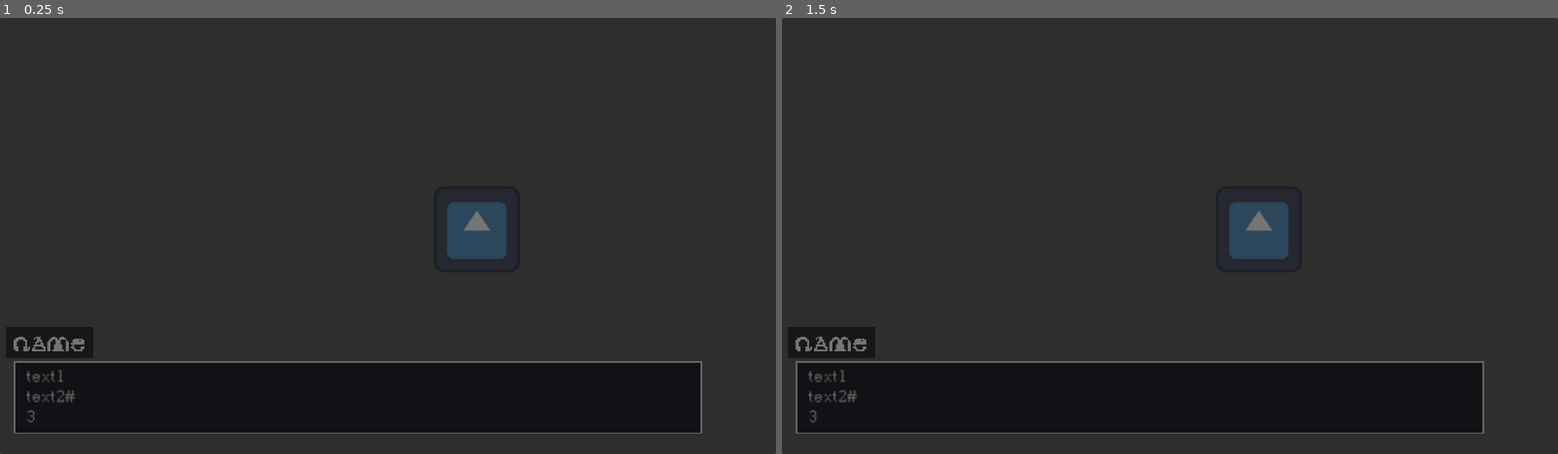
Above: before the commit, frames 1-2 (left to right).
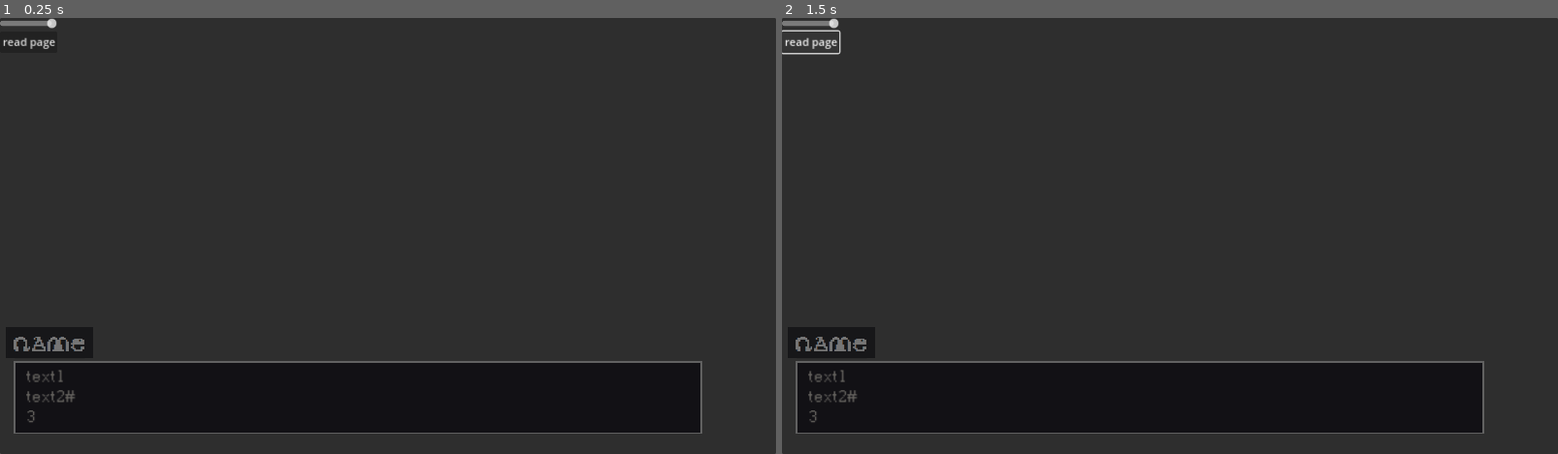
Above: after the commit, the same moments.

Repository: SnekOfSpice/dialog-parser
Game: Godot game, scene res://testing/test.tscn
Same seed, same stepped clock (60 frames per second), same inputs: the game is played once before the commit and once after it. Before the commit the project starts from res://game/main_scene.tscn. The engine's default icon, where the game draws it, is replaced by a stand-in: a white triangle on a blue panel in a dark square.
Inputs (mouse positions are in pixels of both pictures, inside the frame that each line leads up to):
- Up to frame 1 (0.25 s): no input
- Up to frame 2 (1.5 s): click (813, 44) at 0.5 s, where only the run after the commit has a clickable "read page"; click (813, 44) at 1.25 s, where only the run after the commit has a clickable "read page"

The runs differ from the first frame. In frame 1, 1.2% of the frame differs, in the area x 0-66%, y 0-56%; in frame 2, 1.2%.
Error in both runs: Attempt to call function 'get_as_text' in base 'null instance' on a null instance. (res://src/parser.gd:40)

Commit message:
add dialog lines

Diff:
--- a/project.godot
+++ b/project.godot
@@ -11,7 +11,7 @@
 [application]
 
 config/name="Dialog-parser"
-run/main_scene="res://game/main_scene.tscn"
+run/main_scene="res://testing/test.tscn"
 config/features=PackedStringArray("4.1", "GL Compatibility")
 config/icon="res://icon.svg"
 
--- a/src/line_reader.gd
+++ b/src/line_reader.gd
@@ -18,6 +18,11 @@
 
 var is_input_locked := false : set = set_is_input_locked
 var showing_text := false
+var using_dialog_syntax := false
+
+var dialog_lines := []
+var dialog_actors := []
+var dialog_line_index := 0
 
 func _ready() -> void:
 	Parser.connect("read_new_line", read_new_line)
@@ -42,7 +47,11 @@
 			if showing_text:
 				if find_child("TextContent").visible_ratio >= 1.0:
 					if chunk_index >= line_chunks.size() - 1:
-						emit_signal("line_finished", line_index)
+						if dialog_line_index >= dialog_lines.size() - 1:
+							emit_signal("line_finished", line_index)
+						else:
+							set_dialog_line_index(dialog_line_index + 1)
+							start_showing_text()
 					else:
 						read_next_chunk()
 				else:
@@ -103,7 +112,26 @@
 	find_child("ChoiceContainer").visible = line_type == Parser.LineType.Choice
 	match line_type:
 		Parser.LineType.Text:
-			start_showing_text(content)
+			using_dialog_syntax = line_data.get("content").get("use_dialog_syntax")
+			if using_dialog_syntax:
+				var lines = content.split("[]>")
+				dialog_actors.clear()
+				dialog_lines.clear()
+				for l in lines:
+					if l.is_empty():
+						continue
+					var colon_pos = l.find(":")
+					var actor_name = l.split(":")[0]
+					dialog_actors.append(actor_name)
+					var line :String = l.lstrip(str(actor_name, ":"))
+					while line.begins_with(" "):
+						line = line.trim_prefix(" ")
+					dialog_lines.append(line)
+			else:
+				dialog_lines = [content]
+				dialog_actors.clear()
+			set_dialog_line_index(0)
+			start_showing_text()
 		Parser.LineType.Choice:
 			build_choices(content)
 		Parser.LineType.Instruction:
@@ -152,40 +180,12 @@
 var line_chunks := []
 var chunk_index := 0
 var max_chunk_length := 50
-func start_showing_text(content: String):
+func start_showing_text():
+	var content : String = dialog_lines[dialog_line_index]
 	line_chunks = content.split("<lc>")
-	#if line_chunks.is_empty(): line_chunks = [""] # shouldnt ever happen but idk
 	chunk_index = -1
 	read_next_chunk()
 
-#	for c in chunks_to_show:
-#		chunk_break_types.append(BreakTypes.LineClear)
-
-
-#	# separate by too long
-#	var i := 0
-#
-#	var limited_in_length := []
-#	for c in text_lines:
-#		#var size = find_child("TextContent").theme_override_fonts.normal_font.get_multiline_string_size(c)
-#		var needed_chunks = ceil(float(float(c.length()) / float(max_chunk_length)))
-#		prints("NEED ", needed_chunks, " FOR ", c.length())
-#		if needed_chunks > 1:
-#			for j in needed_chunks:
-#				#chunk_break_types.insert(i, BreakTypes.LineClear)
-#				i += 1
-#				# i think this is also relevant
-#				# string.lstrip(string.left(max_legth)
-#				limited_in_length.append(c.left(max_chunk_length))
-#				c = c.lstrip(c.left(max_chunk_length))
-#		else:
-#			limited_in_length.append(c)
-#
-#		i += 1
-#	printt(limited_in_length, limited_in_length.size())
-#	# separate by manual pause
-#
-#	# separate by auto pause
 
 var next_pause_position := -1
 var next_pause_position_index := -1
@@ -354,6 +354,10 @@
 
 	emit_signal("new_header", header)
 
+func set_dialog_line_index(value: int):
+	dialog_line_index = value
+	if using_dialog_syntax:
+		find_child("NameLabel").text = dialog_actors[dialog_line_index]
 
 
 func _on_finished_button_pressed() -> void:
--- a/src/parser.gd
+++ b/src/parser.gd
@@ -53,6 +53,9 @@
 	facts = data.get("facts")
 	dropdown_titles = data.get("dropdown_titles")
 	dropdowns = data.get("dropdowns")
+
+	if show_demo:
+		DisplayServer.window_set_mode(DisplayServer.WINDOW_MODE_WINDOWED)
 
 func drop_down_values_to_string_array(values:=[0,0]) -> Array:
 	var result = ["", ""]
--- a/testing/test.gd
+++ b/testing/test.gd
@@ -9,8 +9,6 @@
 		if i > highest:
 			highest = i
 	find_child("PageIndexSlider").max_value = highest
-	if Parser.show_demo:
-		DisplayServer.window_set_mode(DisplayServer.WINDOW_MODE_WINDOWED)
 
 
 
